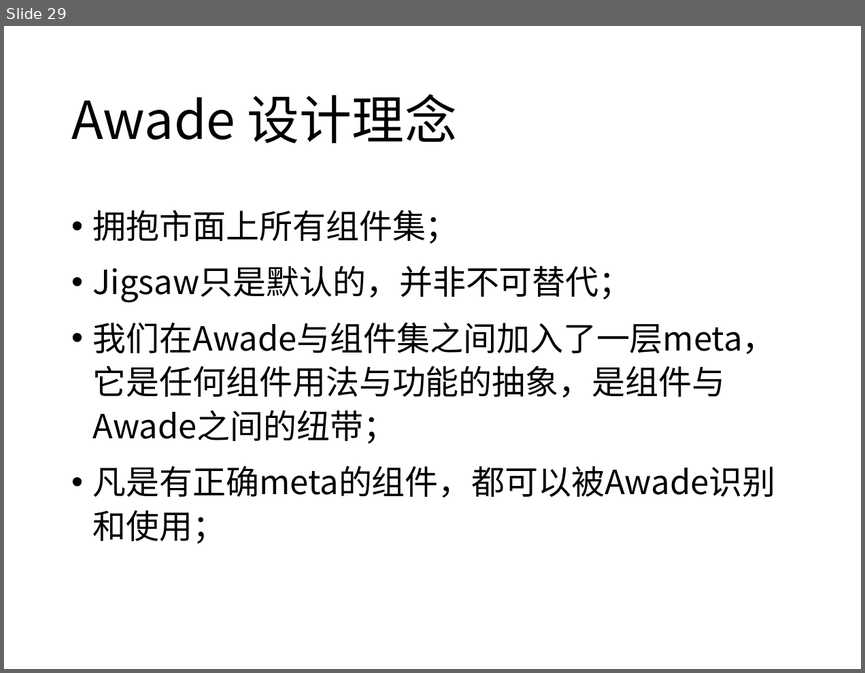
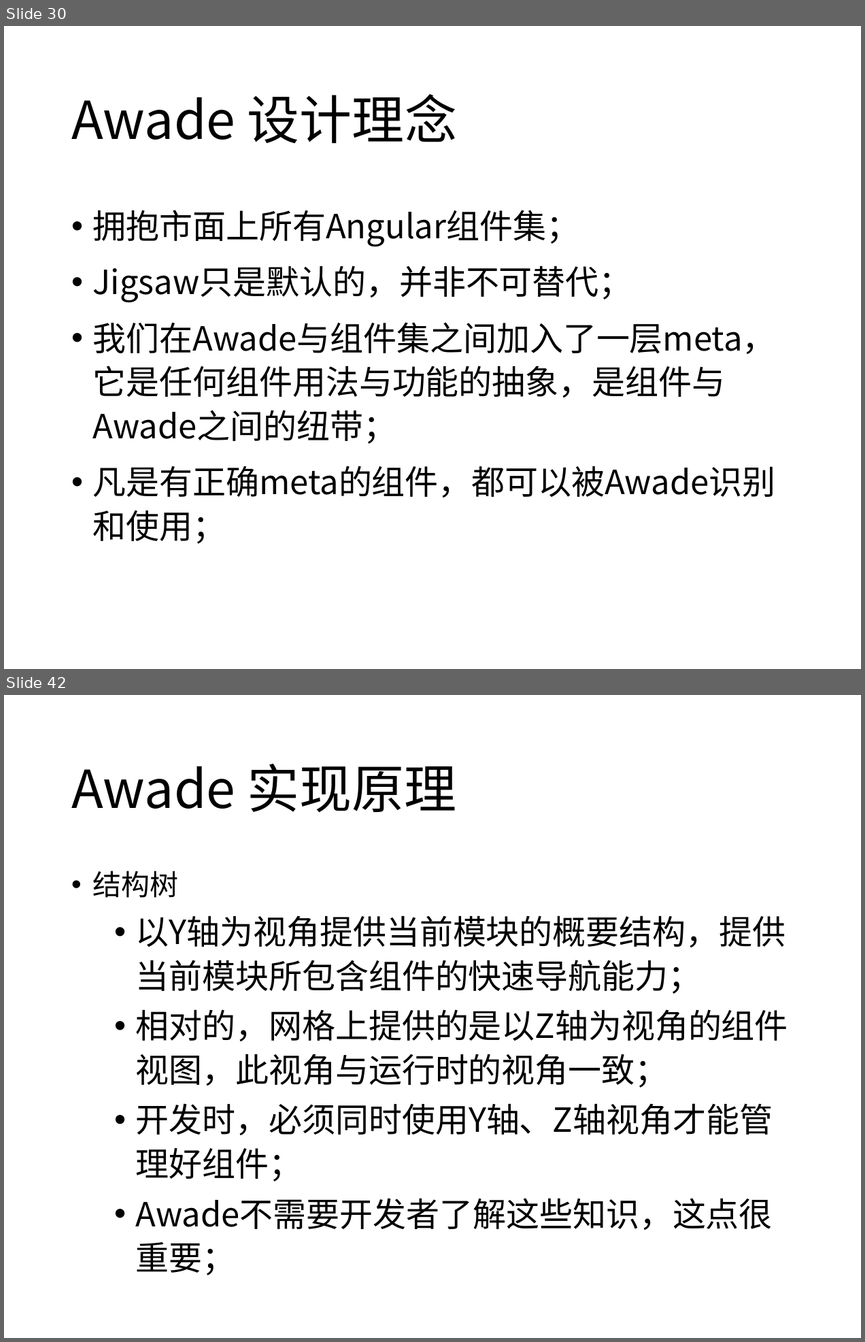
Before and after one commit to yibit/jigsaw, a slide deck: 让任何人迅速成为大前端开发者.pptx. Shown one above the other, each under a label of ours: slide 29 before the commit, slides 30 and 42 after it; the slides between them are not shown. The pictures are 865x673 and 865x1342 pixels, drawn with LibreOffice and Linux fonts; fonts in the diff are those of the drawing. Boxes give left, top, right and bottom in pixels: in the first picture for what was removed or moved away, otherwise in the second. Text is boxed around its words. In the diff, an @@ line names an element or a change of style, - is before the commit and + after.

```diff
--- a/让任何人迅速成为大前端开发者.pptx
+++ b/让任何人迅速成为大前端开发者.pptx
@@ slide 42 added at bbox=[4, 695, 861, 1338], background #FFFFFF @@
@@ title added at bbox=[71, 764, 457, 813], 44 pt, text #000000 @@
+Awade 实现原理
@@ text added at bbox=[93, 870, 788, 1275], 28 pt, text #000000 @@
+• 结构树
+  • 以Y轴为视角提供当前模块的概要结构，提供当前模块所包含组件的快速导航能力；
+  • 相对的，网格上提供的是以Z轴为视角的组件视图，此视角与运行时的视角一致；
+  • 开发时，必须同时使用Y轴、Z轴视角才能管理好组件；
+  • Awade不需要开发者了解这些知识，这点很重要；
@@ what was slide 29 is now slide 30 @@
@@ slide 30 changed as well @@
@@ text at bbox=[93, 210, 580, 247]: text changed @@
-• 拥抱市面上所有组件集；
+• 拥抱市面上所有Angular组件集；
```
Also in this commit, not shown: 15 other slides changed, 20 other slides added.
